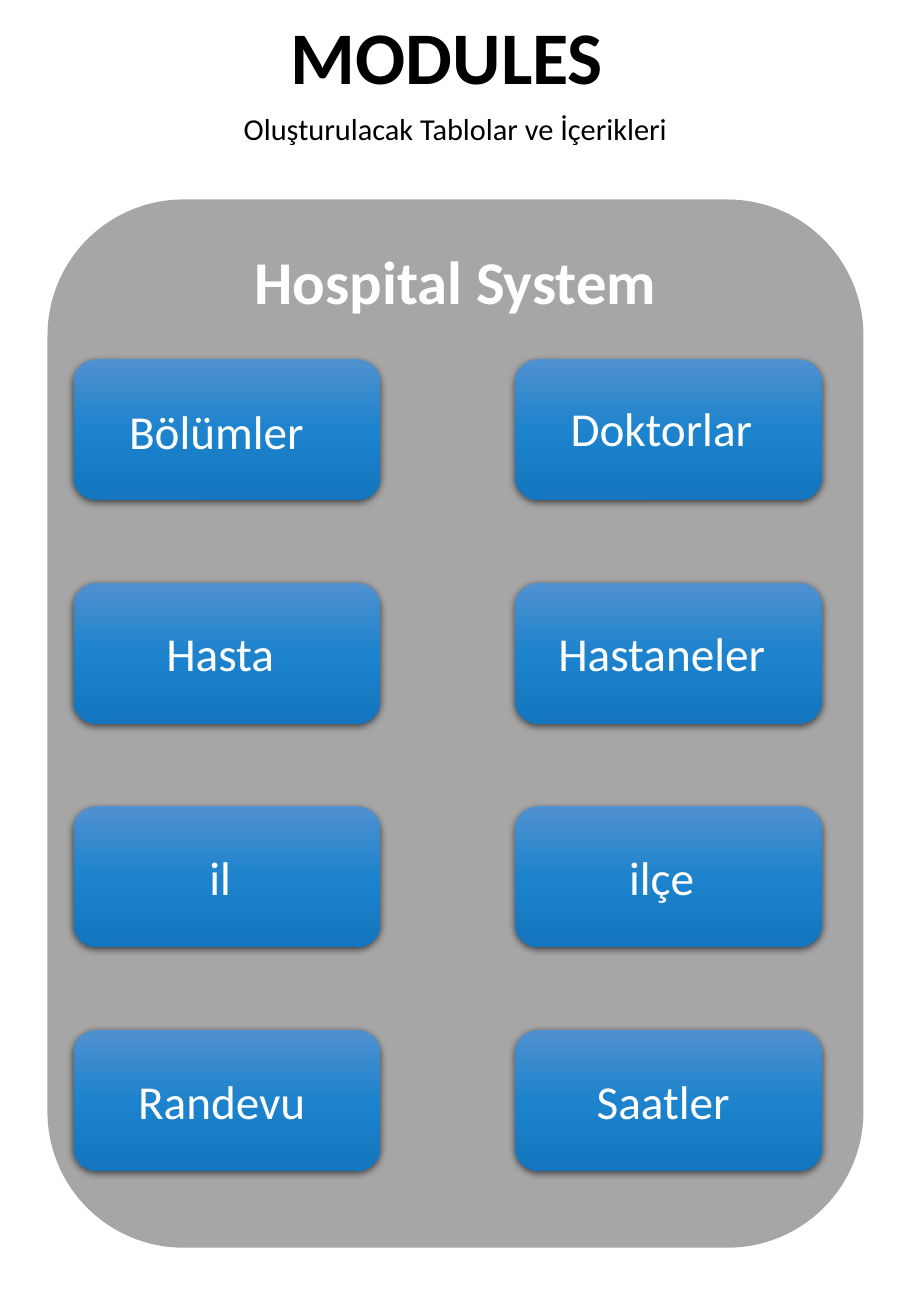
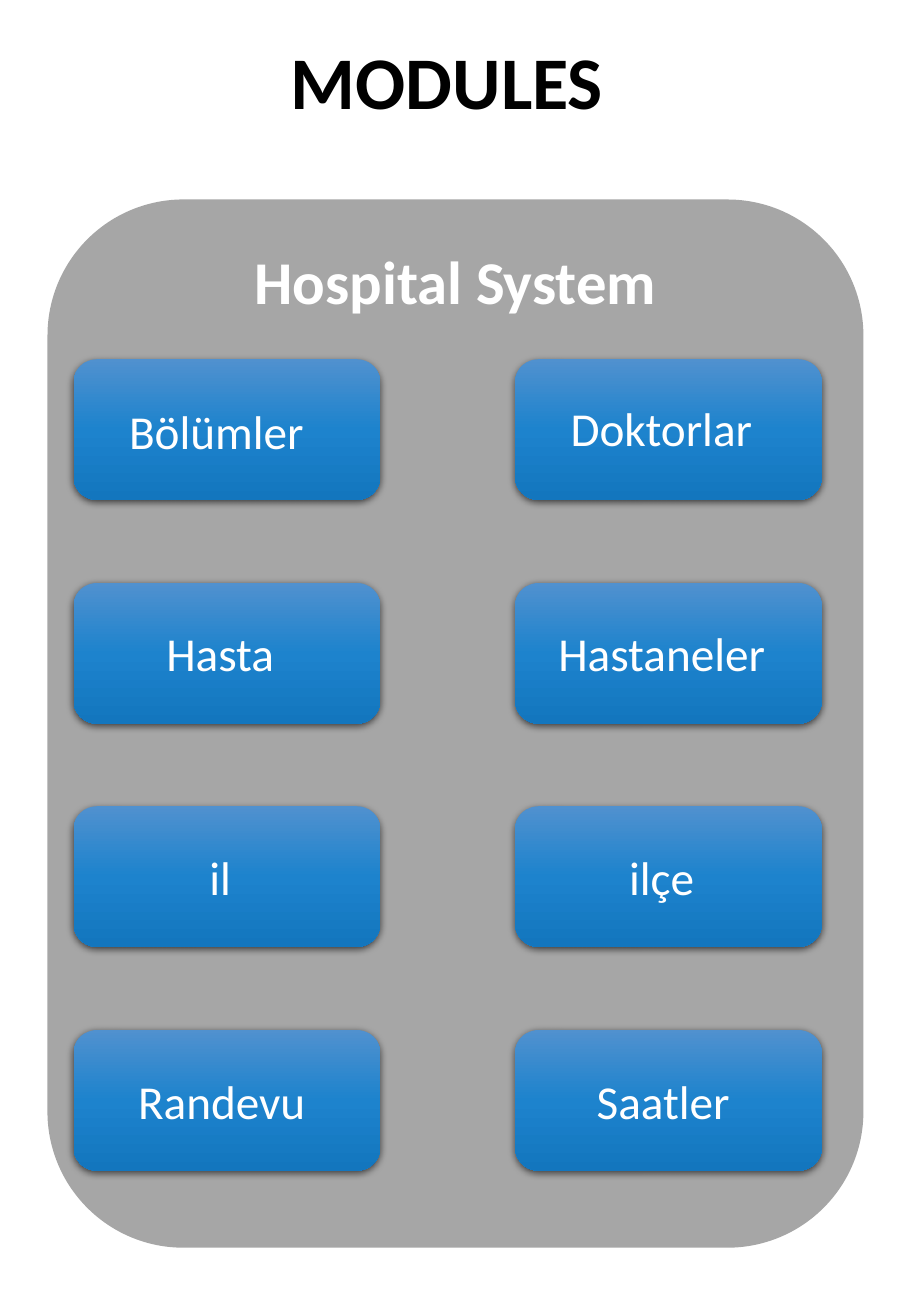
Before and after one commit to HAS-Project/Hospital-Appointment-System, a slide deck: slide 9 of Has-Project Report.pptx (slide 4 before the commit). Drawn at 911x1316 pixels with LibreOffice and Linux fonts; fonts in the diff are those of the drawing. Boxes give left, top, right and bottom in pixels: in the first picture for what was removed or moved away, otherwise in the second. Text is boxed around its words. In the diff, an @@ line names an element or a change of style, - is before the commit and + after.

```diff
--- a/Has-Project Report.pptx
+++ b/Has-Project Report.pptx
@@ text "MODULES": place and size @@
-text "MODULES" at [291, 35, 603, 85]
+text "MODULES" at [291, 60, 603, 110]
@@ text removed at [244, 115, 666, 145] @@
-Oluşturulacak Tablolar ve İçerikleri
```
Also in this commit, not shown: 3 other slides changed, 19 slides added, 3 slides removed.
